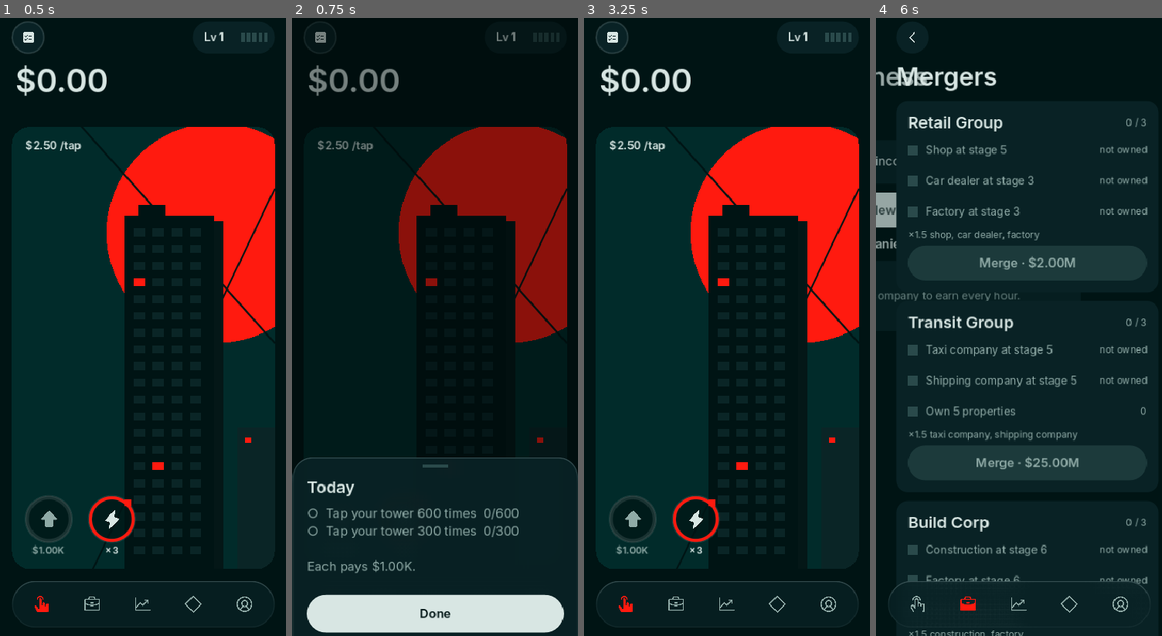
Above: before the commit, frames 1-4 (left to right).
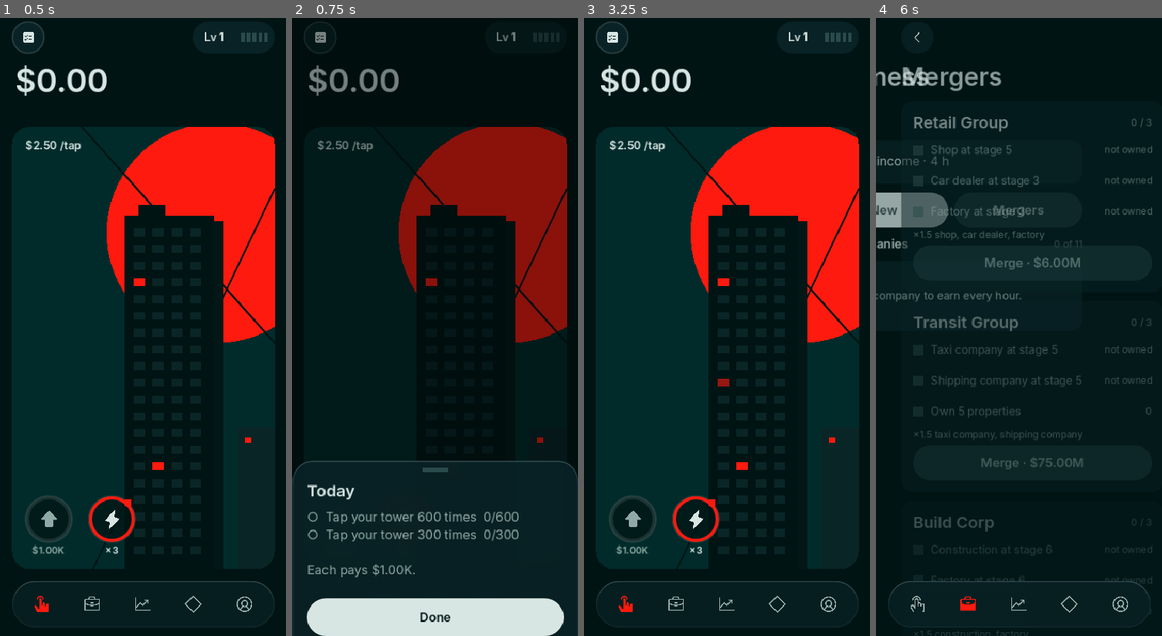
Above: after the commit, the same moments.

Repository: ytjustjosh17-cpu/MCG
Game: Godot game, scene res://scenes/main.tscn
Two runs of this game, one before a commit and one after it. Both use one fixed random seed, a clock stepped at 60 frames per second and the inputs below.
Inputs (mouse positions are in pixels of both pictures, inside the frame that each line leads up to):
- Up to frame 1 (0.5 s): no input
- Up to frame 2 (0.75 s): click (320, 36) at 0.5 s
- Up to frame 3 (3.25 s): click "$1.00K" at 1.25 s; click "×3" at 2 s; click "Done" at 2.75 s
- Up to frame 4 (6 s): click (916, 605) at 3.52 s; click (967, 605) at 4.27 s; click (1019, 160) at 5 s; click "Mergers" at 5.75 s

Frame 1 is identical in both runs. In frame 2, 4.0% of the frame differs, in the area x 0-100%, y 3-100%; in frame 3, less than 0.1%; in frame 4, 9.0%, in the area x 0-97%, y 2-100%.

Commit message:
Premium motion system and a slower, longer economy
Motion (from LottieFiles motion-design-skill, design-motion-principles
and the apple-design-skill HIG notes):
- One signature curve and three durations; interruptible tweens
- Haptic vocabulary: selection, light, medium, success, error
- Greyed buttons shake with an error buzz instead of doing nothing
- Pops for level up, boosts, purchases and expansions; a wave of light
  runs up the tower on level up; windows flicker now and then
- Detail pages bring content in with a short stagger
- Reduce Motion setting on Profile

Economy: unit prices grow faster, expansions take twice as long (cap
48 h) and cost more, mergers cost 3x, levels cost more, and each stage
multiplies income less. Robot player: halfway ~day 14, 90% ~day 34,
100% about two months or more.

Co-Authored-By: Claude Opus 5.5 <noreply@anthropic.com>
Claude-Session: https://claude.ai/code/session_01G43aEuqkjUy83khniNYyKE

Diff:
--- a/game/scripts/business_detail.gd
+++ b/game/scripts/business_detail.gd
@@ -162,7 +162,8 @@
 
 func _on_buy() -> void:
 	if Game.buy_unit(id):
-		Kit.tick(10)
+		Kit.haptic("light")
+		Motion.pop(_units_value, 1.15)
 		Game.flush_changes()
 
 
@@ -178,6 +179,6 @@
 
 func _on_expand() -> void:
 	if Game.start_expansion(id):
-		Kit.tick(30)
-		Kit.toast("Expansion started", true)
+		Kit.haptic("success")
+		Motion.pop(_exp_title, 1.06)
 		Game.flush_changes()
--- a/game/scripts/data.gd
+++ b/game/scripts/data.gd
@@ -5,7 +5,7 @@
 
 const MAX_STAGE := 10
 const UNITS_PER_STAGE := 5
-const UNIT_PRICE_GROWTH := 1.11
+const UNIT_PRICE_GROWTH := 1.13
 const OFFLINE_CAP_H := 8.0
 const MAX_LEVEL := 25
 const SELL_TAX := 0.12
@@ -18,37 +18,37 @@
 # exp_min: first expansion time in minutes (x2 per stage, capped).
 const BUSINESSES := [
 	{"id": "shop", "name": "Shop", "kind": "shop", "cost": 1999.0, "unit": "outlet", "units": "outlets",
-		"unit_cost": 900.0, "unit_income": 55.0, "stage_mult": 1.6, "exp_cost": 8000.0, "exp_growth": 3.0, "exp_min": 2.0,
+		"unit_cost": 900.0, "unit_income": 55.0, "stage_mult": 1.45, "exp_cost": 8000.0, "exp_growth": 3.3, "exp_min": 2.0,
 		"names": ["Kettle & Co.", "Corner Larder", "Ellis Goods", "Northgate Store"]},
 	{"id": "taxi", "name": "Taxi company", "kind": "taxi", "cost": 9999.0, "unit": "car", "units": "cars",
-		"unit_cost": 3200.0, "unit_income": 180.0, "stage_mult": 1.6, "exp_cost": 25000.0, "exp_growth": 3.0, "exp_min": 3.0,
+		"unit_cost": 3200.0, "unit_income": 180.0, "stage_mult": 1.45, "exp_cost": 25000.0, "exp_growth": 3.3, "exp_min": 3.0,
 		"names": ["Halden Taxis", "Ringway Cabs", "Lamplight Cars", "Quay Street Taxis"]},
 	{"id": "shipping", "name": "Shipping company", "kind": "ship", "cost": 19899.0, "unit": "lorry", "units": "lorries",
-		"unit_cost": 7000.0, "unit_income": 360.0, "stage_mult": 1.6, "exp_cost": 60000.0, "exp_growth": 3.0, "exp_min": 5.0,
+		"unit_cost": 7000.0, "unit_income": 360.0, "stage_mult": 1.45, "exp_cost": 60000.0, "exp_growth": 3.3, "exp_min": 5.0,
 		"names": ["Port Ellis Freight", "Saltmarsh Haulage", "Brakewater Lines"]},
 	{"id": "factory", "name": "Factory", "kind": "factory", "cost": 24999.0, "unit": "line", "units": "lines",
-		"unit_cost": 9000.0, "unit_income": 430.0, "stage_mult": 1.6, "exp_cost": 80000.0, "exp_growth": 3.0, "exp_min": 6.0,
+		"unit_cost": 9000.0, "unit_income": 430.0, "stage_mult": 1.45, "exp_cost": 80000.0, "exp_growth": 3.3, "exp_min": 6.0,
 		"names": ["Ironmere Works", "Coldharbour Mills", "Redstack Foundry"]},
 	{"id": "construction", "name": "Construction", "kind": "crane", "cost": 35400.0, "unit": "crew", "units": "crews",
-		"unit_cost": 13000.0, "unit_income": 600.0, "stage_mult": 1.6, "exp_cost": 120000.0, "exp_growth": 3.0, "exp_min": 8.0,
+		"unit_cost": 13000.0, "unit_income": 600.0, "stage_mult": 1.45, "exp_cost": 120000.0, "exp_growth": 3.3, "exp_min": 8.0,
 		"names": ["Granite & Vale", "Hollow Oak Build", "Steelyard Construction"]},
 	{"id": "dealer", "name": "Car dealer", "kind": "dealer", "cost": 40000.0, "unit": "showroom", "units": "showrooms",
-		"unit_cost": 15000.0, "unit_income": 680.0, "stage_mult": 1.6, "exp_cost": 140000.0, "exp_growth": 3.0, "exp_min": 10.0,
+		"unit_cost": 15000.0, "unit_income": 680.0, "stage_mult": 1.45, "exp_cost": 140000.0, "exp_growth": 3.3, "exp_min": 10.0,
 		"names": ["Marlow Motors", "Brisk Autos", "Velle Showrooms"]},
 	{"id": "it", "name": "IT company", "kind": "screen", "cost": 350000.0, "unit": "team", "units": "teams",
-		"unit_cost": 120000.0, "unit_income": 4800.0, "stage_mult": 1.6, "exp_cost": 1.2e6, "exp_growth": 3.0, "exp_min": 15.0,
+		"unit_cost": 120000.0, "unit_income": 4800.0, "stage_mult": 1.45, "exp_cost": 1.2e6, "exp_growth": 3.3, "exp_min": 15.0,
 		"names": ["Lumen Systems", "Quillsoft", "Northlight Code"]},
 	{"id": "bank", "name": "Bank", "kind": "bank", "cost": 1.0e7, "unit": "branch", "units": "branches",
-		"unit_cost": 3.5e6, "unit_income": 120000.0, "stage_mult": 1.6, "exp_cost": 3.5e7, "exp_growth": 2.8, "exp_min": 25.0,
+		"unit_cost": 3.5e6, "unit_income": 120000.0, "stage_mult": 1.45, "exp_cost": 3.5e7, "exp_growth": 3.0, "exp_min": 25.0,
 		"names": ["Ostrava Bank", "Hearth & Crown Bank", "Meridian Savings"]},
 	{"id": "sports", "name": "Sports club", "kind": "stadium", "cost": 4.0e7, "unit": "player", "units": "players",
-		"unit_cost": 1.4e7, "unit_income": 440000.0, "stage_mult": 1.6, "exp_cost": 1.4e8, "exp_growth": 2.7, "exp_min": 35.0,
+		"unit_cost": 1.4e7, "unit_income": 440000.0, "stage_mult": 1.45, "exp_cost": 1.4e8, "exp_growth": 2.9, "exp_min": 35.0,
 		"names": ["Port Ellis Athletic", "Redmoor Rovers", "Halcyon United"]},
 	{"id": "oil", "name": "Oil and gas", "kind": "rig", "cost": 1.5e9, "unit": "rig", "units": "rigs",
-		"unit_cost": 5.0e8, "unit_income": 1.4e7, "stage_mult": 1.6, "exp_cost": 5.0e9, "exp_growth": 2.6, "exp_min": 50.0,
+		"unit_cost": 5.0e8, "unit_income": 1.4e7, "stage_mult": 1.45, "exp_cost": 5.0e9, "exp_growth": 2.8, "exp_min": 50.0,
 		"names": ["Norvale Energy", "Deepwell Petroleum", "Black Tern Oil"]},
 	{"id": "airline", "name": "Airline", "kind": "plane", "cost": 1.3e10, "unit": "plane", "units": "planes",
-		"unit_cost": 4.5e9, "unit_income": 1.1e8, "stage_mult": 1.6, "exp_cost": 4.5e10, "exp_growth": 2.4, "exp_min": 70.0,
+		"unit_cost": 4.5e9, "unit_income": 1.1e8, "stage_mult": 1.45, "exp_cost": 4.5e10, "exp_growth": 2.6, "exp_min": 70.0,
 		"names": ["Red Sun Air", "Kestrel Airways", "Highline Air"]},
 ]
 
@@ -121,17 +121,17 @@
 # needs: list of [type, a, b]: ["biz", id, min_stage] | ["props", count] |
 # ["shares", value] | ["crypto", value] | ["collection", id] | ["mergers", count]
 const MERGERS := [
-	{"id": "retail", "name": "Retail Group", "cost": 2.0e6, "boost": ["shop", "dealer", "factory"], "mult": 1.5,
+	{"id": "retail", "name": "Retail Group", "cost": 6.0e+06, "boost": ["shop", "dealer", "factory"], "mult": 1.5,
 		"needs": [["biz", "shop", 5], ["biz", "dealer", 3], ["biz", "factory", 3]]},
-	{"id": "transit", "name": "Transit Group", "cost": 2.5e7, "boost": ["taxi", "shipping"], "mult": 1.5,
+	{"id": "transit", "name": "Transit Group", "cost": 7.5e+07, "boost": ["taxi", "shipping"], "mult": 1.5,
 		"needs": [["biz", "taxi", 5], ["biz", "shipping", 5], ["props", 5]]},
-	{"id": "build", "name": "Build Corp", "cost": 2.5e8, "boost": ["construction", "factory"], "mult": 1.5,
+	{"id": "build", "name": "Build Corp", "cost": 7.5e+08, "boost": ["construction", "factory"], "mult": 1.5,
 		"needs": [["biz", "construction", 6], ["biz", "factory", 6], ["props", 8]]},
-	{"id": "tech", "name": "Coin Exchange", "cost": 1.5e9, "boost": ["it", "bank"], "mult": 1.5,
+	{"id": "tech", "name": "Coin Exchange", "cost": 4.5e+09, "boost": ["it", "bank"], "mult": 1.5,
 		"needs": [["biz", "it", 5], ["crypto", 5.0e7], ["shares", 1.0e8]]},
-	{"id": "skysea", "name": "Sky & Sea", "cost": 5.0e10, "boost": ["airline", "shipping", "oil"], "mult": 1.5,
+	{"id": "skysea", "name": "Sky & Sea", "cost": 1.5e+11, "boost": ["airline", "shipping", "oil"], "mult": 1.5,
 		"needs": [["biz", "airline", 3], ["biz", "shipping", 8], ["collection", "yachts"]]},
-	{"id": "holding", "name": "Sol Holdings", "cost": 2.5e11, "boost": [], "mult": 2.0,
+	{"id": "holding", "name": "Sol Holdings", "cost": 7.5e+11, "boost": [], "mult": 2.0,
 		"needs": [["biz", "bank", 8], ["biz", "oil", 5], ["shares", 1.0e10], ["mergers", 5]]},
 ]
 
@@ -142,12 +142,12 @@
 
 static func level_cost(level: int) -> float:
 	## Price to go from `level` to `level + 1`.
-	return 1000.0 * pow(3.1, level - 1)
+	return 1000.0 * pow(3.4, level - 1)
 
 
 static func expansion_minutes(b: Dictionary, stage: int) -> float:
 	## Real time for expanding from `stage` to `stage + 1`.
-	return minf(float(b["exp_min"]) * pow(2.0, stage - 1), 24.0 * 60.0)
+	return minf(float(b["exp_min"]) * 2.0 * pow(2.0, stage - 1), 48.0 * 60.0)
 
 
 static func expansion_cost(b: Dictionary, stage: int) -> float:
--- a/game/scripts/earn_page.gd
+++ b/game/scripts/earn_page.gd
@@ -140,15 +140,19 @@
 
 func _on_level_up() -> void:
 	if Game.level_up():
-		Kit.tick(30)
+		Kit.haptic("success")
+		Motion.pop(_pill, 1.12)
+		_card.celebrate()
 		Kit.toast("Level %d · %s /tap" % [Game.level, Game.money_short(Game.tap_value())], true)
 		Game.flush_changes()
 	elif Game.level < Data.MAX_LEVEL:
-		Kit.toast(Game.money_short(Game.level_cost() - Game.cash) + " more")
+		Motion.shake(_level_btn)
 
 
 func _on_boost() -> void:
 	if Game.start_boost():
-		Kit.tick(20)
-		Kit.toast("×3 for 60 seconds", true)
+		Kit.haptic("medium")
+		Motion.pop(_boost_btn, 1.1)
+	else:
+		Motion.shake(_boost_btn)
 	_tick()
--- a/game/scripts/game_state.gd
+++ b/game/scripts/game_state.gd
@@ -46,6 +46,7 @@
 var daily := {}        # {day, tasks: [{id, text, goal, progress, reward, done}]}
 var history: Array = []
 var vibrate := true
+var reduce_motion := false
 var started_at := 0.0
 var away_earned := 0.0
 
@@ -898,7 +899,7 @@
 		"biz": biz, "shares": shares, "coins": coins, "prices": prices, "price_hist": price_hist,
 		"props": props, "items": items, "mergers": mergers, "achieved": achieved,
 		"counters": counters, "daily": daily, "history": history,
-		"vibrate": vibrate, "started_at": started_at,
+		"vibrate": vibrate, "reduce_motion": reduce_motion, "started_at": started_at,
 	}
 
 
@@ -1008,6 +1009,7 @@
 	daily = d.get("daily", {})
 	history = d.get("history", [])
 	vibrate = bool(d.get("vibrate", true))
+	reduce_motion = bool(d.get("reduce_motion", false))
 	started_at = float(d.get("started_at", now()))
 	_init_market()
 	recalc()
--- a/game/scripts/main.gd
+++ b/game/scripts/main.gd
@@ -33,7 +33,8 @@
 	Game.achievement.connect(func(title: String, reward: float):
 		Kit.toast("%s · +%s" % [title, Game.money_short(reward)], true))
 	Game.expansion_done.connect(func(id: String, stage: int):
-		Kit.toast("%s reached stage %d" % [Game.biz[id]["name"], stage], true))
+		Kit.haptic("success")
+		Kit.toast("%s · stage %d" % [Game.biz[id]["name"], stage], true))
 
 	_nav = NavBar.new()
 	_nav.anchor_left = 0.0
@@ -63,9 +64,11 @@
 	var under: Control = _stack.back() if not _stack.is_empty() else _pages[_current]
 	_stack.append(p)
 	p.position.x = w
+	if p.has_method("entered"):
+		p.entered.call_deferred()
 	var t := p.create_tween().set_parallel(true)
-	t.tween_property(p, "position:x", 0.0, 0.36).set_trans(Tween.TRANS_QUINT).set_ease(Tween.EASE_OUT)
-	t.tween_property(under, "position:x", -w * 0.25, 0.36).set_trans(Tween.TRANS_QUINT).set_ease(Tween.EASE_OUT)
+	t.tween_property(p, "position:x", 0.0, Motion.d(0.4)).set_trans(Tween.TRANS_QUINT).set_ease(Tween.EASE_OUT)
+	t.tween_property(under, "position:x", -w * 0.25, Motion.d(0.4)).set_trans(Tween.TRANS_QUINT).set_ease(Tween.EASE_OUT)
 	t.tween_property(under, "modulate:a", 0.4, 0.36)
 	t.chain().tween_callback(func():
 		if is_instance_valid(under):
@@ -120,8 +123,8 @@
 	new.modulate.a = 0.0
 	new.position.x = 18.0 * dir
 	var tn := new.create_tween().set_parallel(true)
-	tn.tween_property(new, "modulate:a", 1.0, 0.22).set_delay(0.06)
-	tn.tween_property(new, "position:x", 0.0, 0.28).set_trans(Tween.TRANS_QUINT).set_ease(Tween.EASE_OUT).set_delay(0.06)
+	tn.tween_property(new, "modulate:a", 1.0, Motion.d(0.22)).set_delay(0.06)
+	tn.tween_property(new, "position:x", 0.0, Motion.d(Motion.STANDARD)).set_trans(Tween.TRANS_QUINT).set_ease(Tween.EASE_OUT).set_delay(0.06)
 
 
 func _notification(what: int) -> void:
--- /dev/null
+++ b/game/scripts/motion.gd
@@ -0,0 +1,77 @@
+class_name Motion
+extends RefCounted
+## One motion language for the whole game ("premium" personality):
+## a single signature curve (quint ease-out in, quad ease-in out),
+## three durations, no bounce on frequent actions, and a Reduce Motion switch.
+## Built from the LottieFiles motion-design skill, design-motion-principles
+## and Apple's Human Interface Guidelines on motion.
+
+const QUICK := 0.14
+const STANDARD := 0.28
+const SLOW := 0.45
+
+
+static func reduced() -> bool:
+	return Game.reduce_motion
+
+
+static func d(t: float) -> float:
+	## Duration respecting Reduce Motion.
+	return 0.01 if reduced() else t
+
+
+static func tween(node: Node, key := "fx") -> Tween:
+	## A fresh tween that replaces any running one with the same key,
+	## so animations can be interrupted and retargeted instead of fighting.
+	var old = node.get_meta("tw_" + key) if node.has_meta("tw_" + key) else null
+	if old is Tween and (old as Tween).is_valid():
+		(old as Tween).kill()
+	var t := node.create_tween()
+	node.set_meta("tw_" + key, t)
+	return t
+
+
+static func shake(c: Control) -> void:
+	## "No": a short horizontal shake with decreasing amplitude.
+	Kit.haptic("error")
+	if reduced():
+		return
+	var x0 := c.position.x
+	var t := tween(c, "shake")
+	for a in [10.0, -8.0, 5.0, -3.0, 0.0]:
+		t.tween_property(c, "position:x", x0 + a, 0.06).set_trans(Tween.TRANS_SINE)
+	t.tween_callback(func(): c.position.x = x0)
+
+
+static func pop(c: Control, amount := 1.08) -> void:
+	## "Yes": a quick scale pop with a small, controlled overshoot.
+	if reduced():
+		return
+	c.pivot_offset = c.size / 2.0
+	var t := tween(c, "pop")
+	t.tween_property(c, "scale", Vector2(amount, amount), 0.1).set_trans(Tween.TRANS_QUAD).set_ease(Tween.EASE_OUT)
+	t.tween_property(c, "scale", Vector2.ONE, 0.32).set_trans(Tween.TRANS_BACK).set_ease(Tween.EASE_OUT)
+
+
+static func enter_stagger(items: Array, offset := 10.0) -> void:
+	## Content arrives in order: fade + small rise, 30 ms apart, at most 8 items.
+	if reduced():
+		return
+	var n := 0
+	for it in items:
+		if not (it is CanvasItem) or n >= 8:
+			continue
+		var c := it as CanvasItem
+		c.modulate.a = 0.0
+		var t := tween(c, "enter")
+		t.tween_interval(0.03 * n)
+		t.tween_property(c, "modulate:a", 1.0, 0.24)
+		n += 1
+		if c is Control:
+			var ctl := c as Control
+			# Containers own position, so rise using the visual offset only.
+			ctl.pivot_offset = ctl.size / 2.0
+			ctl.scale = Vector2(0.985, 0.985)
+			var s := tween(ctl, "enter_scale")
+			s.tween_interval(0.03 * (n - 1))
+			s.tween_property(ctl, "scale", Vector2.ONE, 0.32).set_trans(Tween.TRANS_QUINT).set_ease(Tween.EASE_OUT)
--- a/game/scripts/page.gd
+++ b/game/scripts/page.gd
@@ -135,6 +135,9 @@
 	b.size_flags_horizontal = Control.SIZE_EXPAND_FILL
 	if call.is_valid():
 		b.pressed.connect(func():
+			if b.get_meta("blocked", false):
+				Motion.shake(b)
+				return
 			Kit.tick()
 			call.call())
 	Kit.press_fx(b)
@@ -142,8 +145,15 @@
 
 
 static func set_enabled(b: Button, on: bool, primary := true) -> void:
-	b.disabled = not on
+	## Greyed out but still tappable, so a tap can say "not yet" with a shake.
+	b.disabled = false
+	b.set_meta("blocked", not on)
 	if on:
 		UI.paint(b, UI.TEXT if primary else UI.RAISED, UI.INK if primary else UI.TEXT, 24)
 	else:
 		UI.paint(b, UI.RAISED, UI.SUB, 24)
+
+
+func entered() -> void:
+	## Called when this page slides in; content arrives in order.
+	Motion.enter_stagger(body.get_children())
--- a/game/scripts/profile_page.gd
+++ b/game/scripts/profile_page.gd
@@ -10,6 +10,7 @@
 var _ach_row: Row
 var _vib_row: Row
 var _upd_row: Row
+var _motion_row: Row
 var _report_row: Row
 var _storage_row: Row
 var _checking := false
@@ -92,7 +93,16 @@
 		Game.save_game()
 		refresh())
 	st.add_child(_vib_row)
-	separator(st)
+	separator(st, 50)
+	_motion_row = Row.new("sparkle", "", false)
+	_motion_row.custom_minimum_size = Vector2(0, 52)
+	_motion_row.pressed.connect(func():
+		Game.reduce_motion = not Game.reduce_motion
+		Kit.tick()
+		Game.save_game()
+		refresh())
+	st.add_child(_motion_row)
+	separator(st, 50)
 	_upd_row = Row.new("update", "", false)
 	_upd_row.custom_minimum_size = Vector2(0, 52)
 	_upd_row.pressed.connect(_check_updates)
@@ -139,6 +149,7 @@
 	_stats[2].text = "%d day%s" % [days, "" if days == 1 else "s"]
 	_ach_row.set_texts("Achievements", "", "%d / %d" % [Game.achieved.size(), Game.achievements().size()])
 	_vib_row.set_texts("Vibration", "", "On" if Game.vibrate else "Off")
+	_motion_row.set_texts("Reduce motion", "", "On" if Game.reduce_motion else "Off")
 	_upd_row.set_texts("Updates", "", "v" + Updater.current_version())
 	_report_row.set_texts("Copy problem report", "", "")
 	if not _storage_timer_started:
--- a/game/scripts/tower_card.gd
+++ b/game/scripts/tower_card.gd
@@ -11,6 +11,10 @@
 var _flash_index := -1
 var _flash_time := 0.0
 var _float_count := 0
+var _flicker_index := -1
+var _flicker_time := 0.0
+var _flicker_wait := 3.0
+var _wave := -1.0
 
 
 func _ready() -> void:
@@ -97,6 +101,12 @@
 			c = UI.RED
 		if i == _flash_index and _flash_time > 0.0:
 			c = UI.FLASH
+		elif i == _flicker_index and _flicker_time > 0.0:
+			c = UI.WINDOW if lit.has(i) else Color(UI.RED, 0.6)
+		if _wave >= 0.0:
+			var row_pos := float(i / COLS) / float(maxi(1, _rows))
+			if absf((1.0 - row_pos) - _wave) < 0.12:
+				c = UI.FLASH
 		draw_rect(r, c, true)
 	var nb := Rect2(w * 0.86, h * 0.68, w * 0.2, h * 0.4)
 	_fill_clipped(UI.rect_poly(nb), clip, UI.WINDOW)
@@ -108,6 +118,29 @@
 		_flash_time -= delta
 		if _flash_time <= 0.0:
 			queue_redraw()
+	# Ambient life: now and then one window flickers. Off with Reduce Motion.
+	if not Game.reduce_motion and is_visible_in_tree():
+		_flicker_wait -= delta
+		if _flicker_wait <= 0.0 and _rows > 0:
+			_flicker_wait = randf_range(2.5, 6.0)
+			_flicker_index = randi() % (COLS * _rows)
+			_flicker_time = 0.35
+			queue_redraw()
+		if _flicker_time > 0.0:
+			_flicker_time -= delta
+			if _flicker_time <= 0.0:
+				queue_redraw()
+	if _wave >= 0.0:
+		_wave += delta * 1.6
+		if _wave > 1.2:
+			_wave = -1.0
+		queue_redraw()
+
+
+func celebrate() -> void:
+	## A wave of light runs up the tower (level up).
+	if not Game.reduce_motion:
+		_wave = 0.0
 
 
 func _gui_input(event: InputEvent) -> void:
--- a/game/scripts/ui_kit.gd
+++ b/game/scripts/ui_kit.gd
@@ -85,8 +85,27 @@
 
 
 func tick(ms := 8) -> void:
-	if Game.vibrate:
-		Input.vibrate_handheld(ms)
+	## Light tap feedback; stronger values map to stronger haptics.
+	haptic("selection" if ms <= 8 else ("light" if ms <= 15 else "medium"))
+
+
+func haptic(kind: String) -> void:
+	## Small haptic vocabulary, in the spirit of Apple's feedback generators.
+	if not Game.vibrate:
+		return
+	match kind:
+		"selection":
+			Input.vibrate_handheld(6, 0.35)
+		"light":
+			Input.vibrate_handheld(10, 0.5)
+		"medium":
+			Input.vibrate_handheld(18, 0.75)
+		"success":
+			Input.vibrate_handheld(12, 0.6)
+			get_tree().create_timer(0.09).timeout.connect(func(): Input.vibrate_handheld(22, 0.9))
+		"error":
+			Input.vibrate_handheld(24, 0.8)
+			get_tree().create_timer(0.08).timeout.connect(func(): Input.vibrate_handheld(24, 0.8))
 
 
 # ---- press feedback ---------------------------------------------------------
@@ -100,11 +119,13 @@
 	b.resized.connect(fit)
 	fit.call()
 	b.button_down.connect(func():
-		var t := b.create_tween()
+		if Game.reduce_motion:
+			return
+		var t := Motion.tween(b, "press")
 		t.tween_property(b, "scale", Vector2(0.97, 0.97), 0.08).set_trans(Tween.TRANS_QUAD).set_ease(Tween.EASE_OUT))
 	b.button_up.connect(func():
-		var t := b.create_tween()
-		t.tween_property(b, "scale", Vector2.ONE, 0.22).set_trans(Tween.TRANS_BACK).set_ease(Tween.EASE_OUT))
+		var t := Motion.tween(b, "press")
+		t.tween_property(b, "scale", Vector2.ONE, Motion.d(0.2)).set_trans(Tween.TRANS_QUINT).set_ease(Tween.EASE_OUT))
 
 
 # ---- buttons used inside overlays ------------------------------------------
@@ -236,8 +257,8 @@
 	panel.size = Vector2(scr.x, h + 40.0)
 	geo["rest"] = scr.y - h
 	var tw := root.create_tween().set_parallel(true)
-	tw.tween_property(panel, "position:y", geo["rest"], 0.42).set_trans(Tween.TRANS_QUINT).set_ease(Tween.EASE_OUT)
-	tw.tween_property(dim, "color:a", DIM.a, 0.25)
+	tw.tween_property(panel, "position:y", geo["rest"], Motion.d(Motion.SLOW)).set_trans(Tween.TRANS_QUINT).set_ease(Tween.EASE_OUT)
+	tw.tween_property(dim, "color:a", DIM.a, Motion.d(0.25))
 
 
 # ---- centred alert ----------------------------------------------------------
Not shown, added: game/scripts/motion.gd.uid
